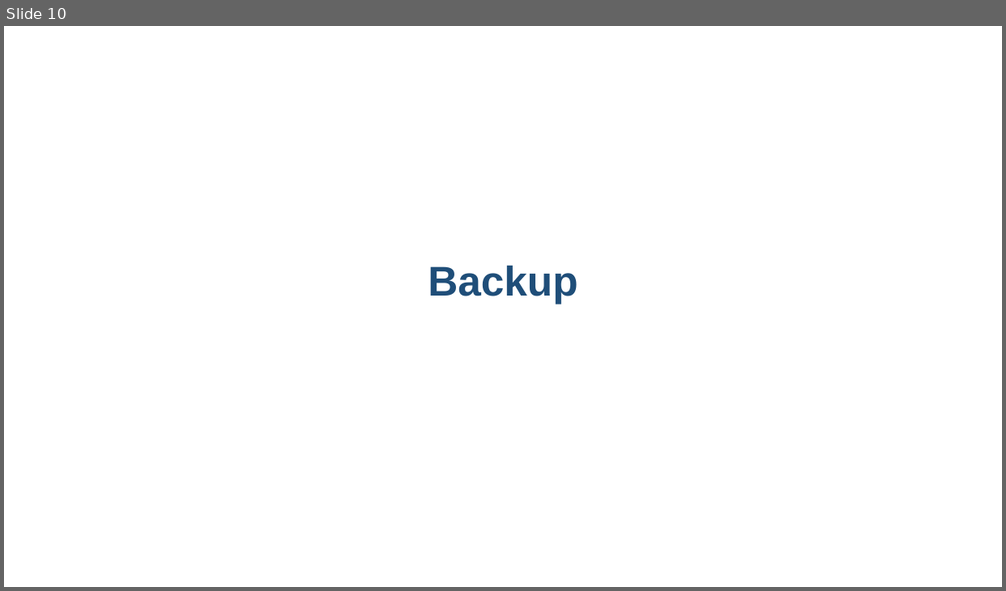
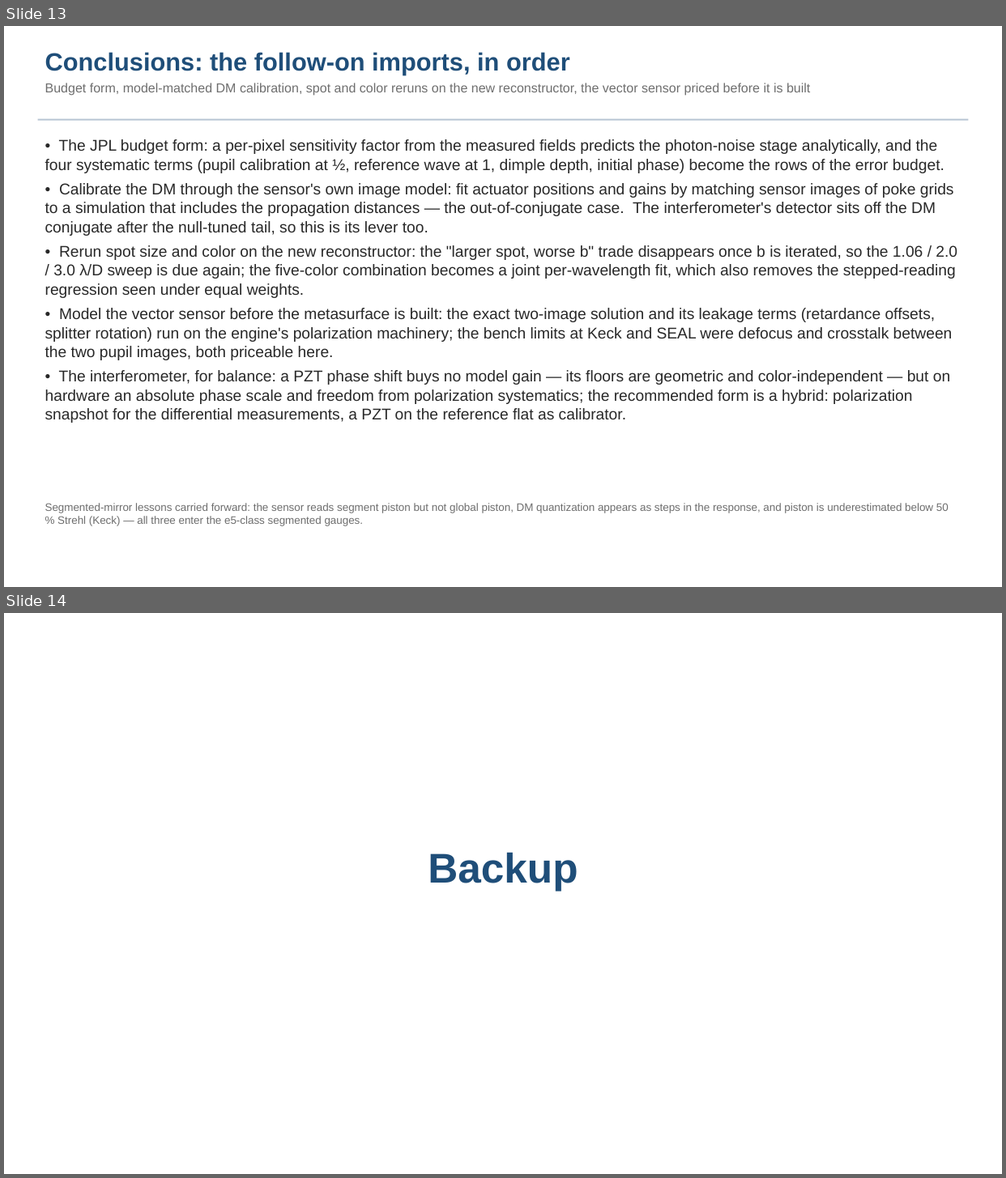
Before and after one commit to nasa-jpl/macos, a slide deck: demo_session/deck_zwfs.pptx. Shown one above the other, each under a label of ours: slide 10 before the commit, slides 13 and 14 after it. The pictures are 1006x591 and 1006x1178 pixels, drawn with LibreOffice and Linux fonts; fonts in the diff are those of the drawing. Boxes give left, top, right and bottom in pixels: in the first picture for what was removed or moved away, otherwise in the second. Text is boxed around its words. In the diff, an @@ line names an element or a change of style, - is before the commit and + after.

```diff
--- a/demo_session/deck_zwfs.pptx
+++ b/demo_session/deck_zwfs.pptx
@@ slide 13 added at <box>4,26,1002,587</box>, background #FFFFFF @@
@@ text added at <box>45,52,810,96</box>, 12.5 pt, text #6E6E6E @@
+Conclusions: the follow-on imports, in order
+Budget form, model-matched DM calibration, spot and color reruns on the new reconstructor, the vector sensor priced before it is built
@@ rectangle added at <box>38,119,968,120</box>, fill #B8C6D4 @@
@@ text added at <box>45,139,957,423</box>, 15 pt, text #282828 @@
+• The JPL budget form: a per-pixel sensitivity factor from the measured fields predicts the photon-noise stage analytically, and the four systematic terms (pupil calibration at ½, reference wave at 1, dimple depth, initial phase) become the rows of the error budget.
+• Calibrate the DM through the sensor's own image model: fit actuator positions and gains by matching sensor images of poke grids to a simulation that includes the propagation distances — the out-of-conjugate case. The interferometer's detector sits off the DM conjugate after the null-tuned tail, so this is its lever too.
+• Rerun spot size and color on the new reconstructor: the "larger spot, worse b" trade disappears once b is iterated, so the 1.06 / 2.0 / 3.0 λ/D sweep is due again; the five-color combination becomes a joint per-wavelength fit, which also removes the stepped-reading regression seen under equal weights.
+• Model the vector sensor before the metasurface is built: the exact two-image solution and its leakage terms (retardance offsets, splitter rotation) run on the engine's polarization machinery; the bench limits at Keck and SEAL were defocus and crosstalk between the two pupil images, both priceable here.
+• The interferometer, for balance: a PZT phase shift buys no model gain — its floors are geometric and color-independent — but on hardware an absolute phase scale and freedom from polarization systematics; the recommended form is a hybrid: polarization snapshot for the differential measurements, a PZT on the reference flat as calibrator.
@@ text added at <box>45,503,948,527</box>, 10.5 pt, text #6E6E6E @@
+Segmented-mirror lessons carried forward: the sensor reads segment piston but not global piston, DM quantization appears as steps in the response, and piston is underestimated below 50 % Strehl (Keck) — all three enter the e5-class segmented gauges.
@@ what was slide 10 is now slide 14 @@
```
Also in this commit, not shown: 2 slides changed, 3 other slides added, 1 other file.
